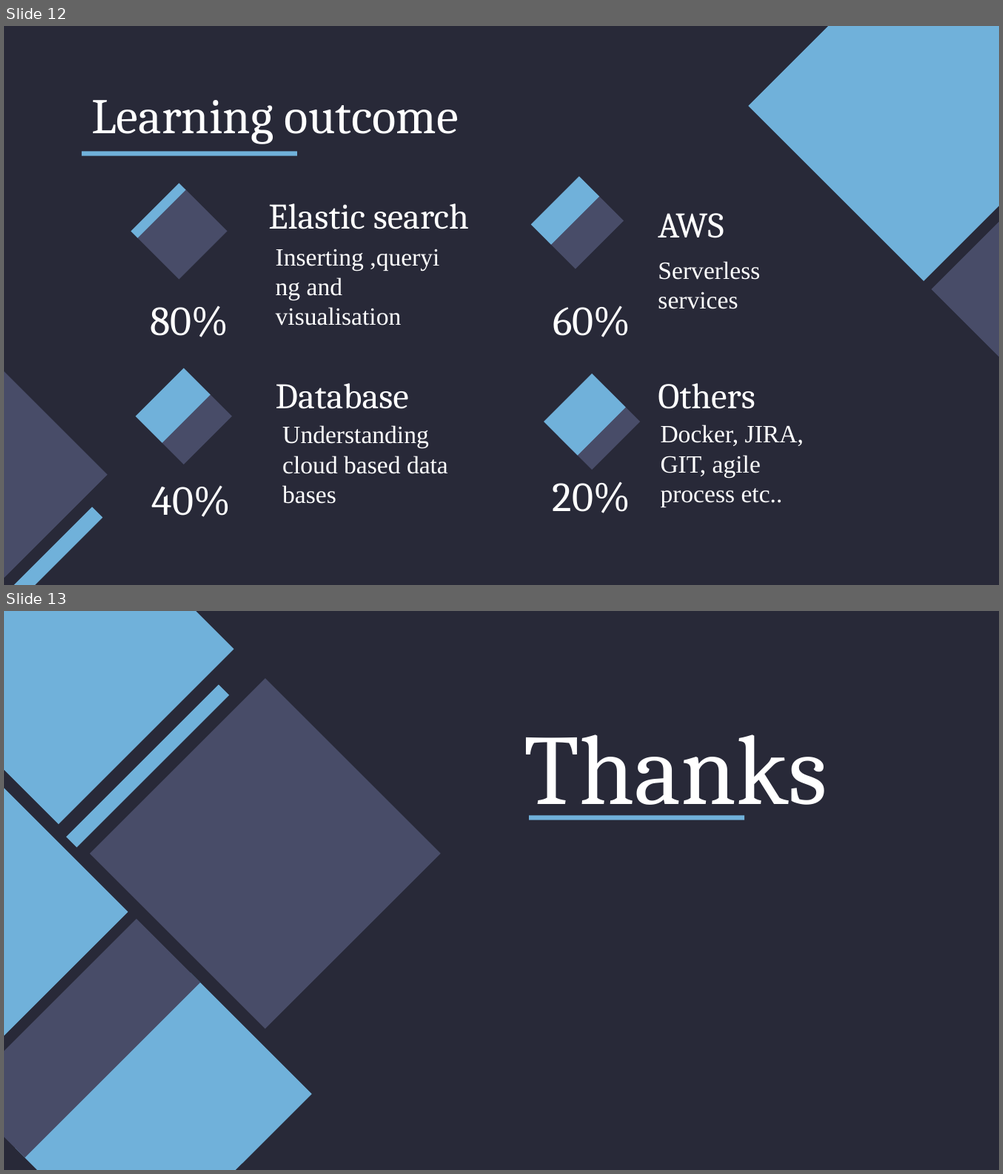
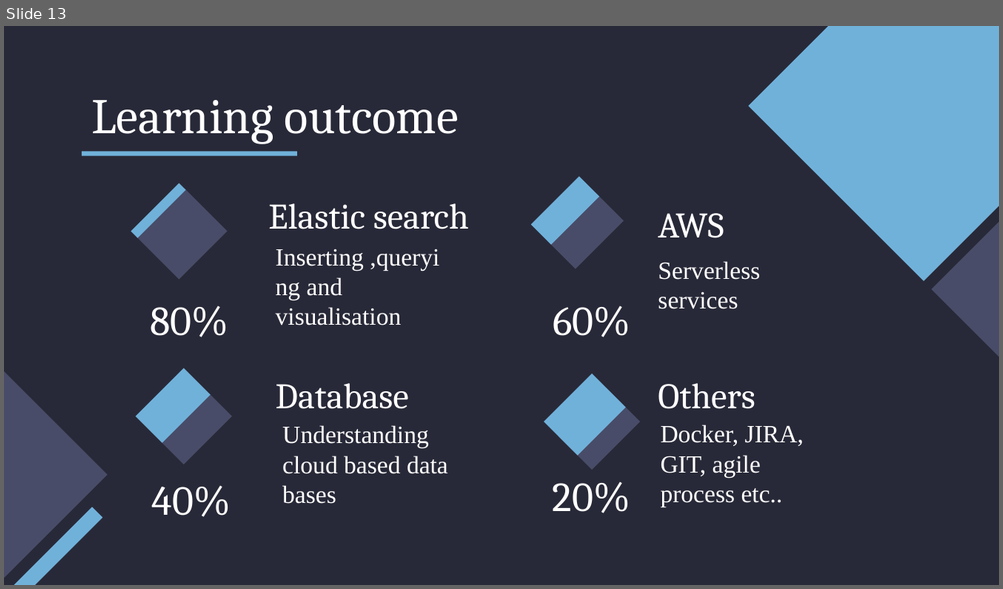
Before and after one commit to mehar-srinivas-chowdari/git-learning, a slide deck: presentation_to_seniors.pptx. Shown one above the other, each under a label of ours: slides 12 and 13 before the commit, slide 13 after it. The pictures are 1003x1174 and 1003x589 pixels, drawn with LibreOffice and Linux fonts; fonts in the diff are those of the drawing. Boxes give left, top, right and bottom in pixels: in the first picture for what was removed or moved away, otherwise in the second. Text is boxed around its words. In the diff, an @@ line names an element or a change of style, - is before the commit and + after.

```diff
--- a/presentation_to_seniors.pptx
+++ b/presentation_to_seniors.pptx
@@ slide 13 removed at [4,611,999,1170], background #282938 @@
@@ rectangle removed at [4,611,233,824] @@
@@ rectangle removed at [66,685,229,849] @@
@@ rectangle removed at [90,678,440,1028] @@
@@ rectangle removed at [4,737,128,1087] @@
@@ text removed at [523,735,827,820] @@
-Thanks
@@ rectangle removed at [528,816,744,821] @@
@@ rectangle removed at [4,919,201,1158] @@
@@ rectangle removed at [15,974,311,1170] @@
@@ what was slide 12 is now slide 13 @@
```
Also in this commit, not shown: 4 slides added, 1 other slide removed.
